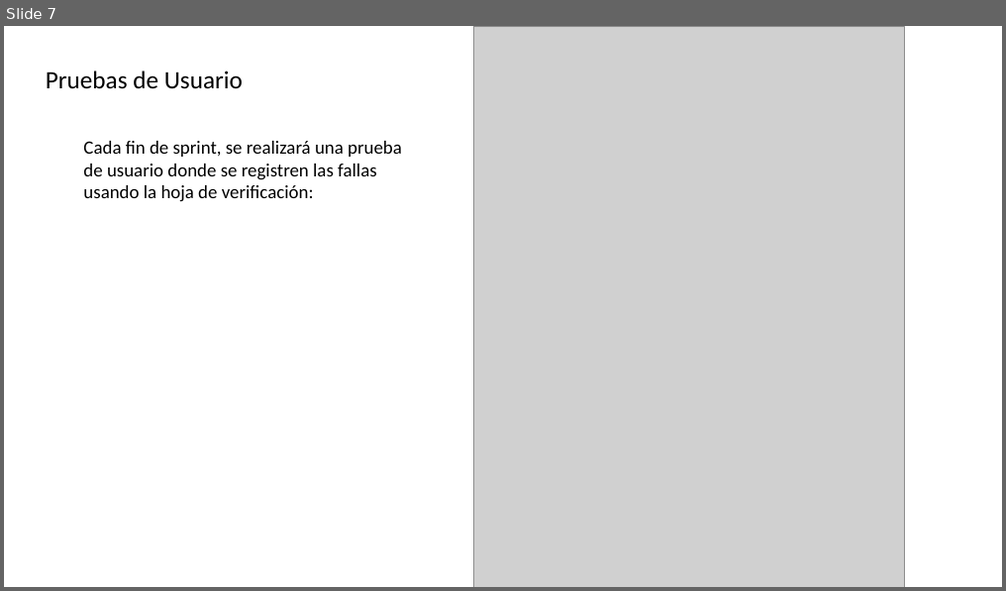
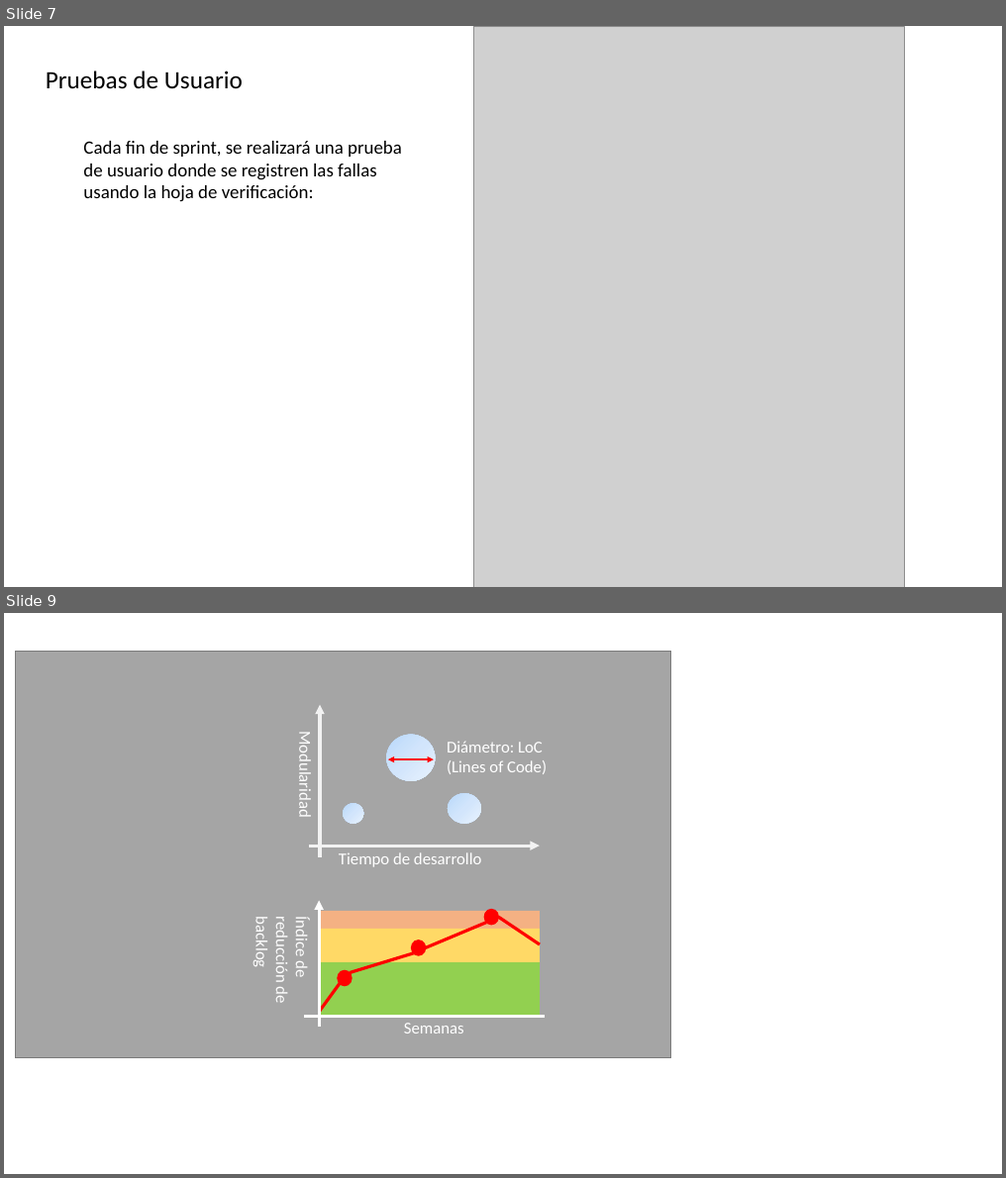
Before and after one commit to the-other-mariana/pm, a slide deck: PM1/project-planning/week6/ideas.pptx. Shown one above the other, each under a label of ours: slide 7 before the commit, slides 7 and 9 after it; the slides between them are not shown. The pictures are 1006x591 and 1006x1178 pixels, drawn with LibreOffice and Linux fonts; fonts in the diff are those of the drawing; grey boxes stand for pictures. Boxes give left, top, right and bottom in pixels: in the first picture for what was removed or moved away, otherwise in the second. Text is boxed around its words. In the diff, an @@ line names an element or a change of style, - is before the commit and + after.

```diff
--- a/PM1/project-planning/week6/ideas.pptx
+++ b/PM1/project-planning/week6/ideas.pptx
@@ slide 9 added at (x1=4, y1=613, x2=1002, y2=1174), background #FFFFFF @@
@@ rectangle added at (x1=15, y1=652, x2=670, y2=1059), fill #A5A5A5, outline #7A7A7A 1 pt @@
@@ group added at (x1=252, y1=705, x2=547, y2=1034): 6 ellipses, 5 texts, 5 lines, 3 rectangles, 3 arrows, 1 double arrow @@
+Tiempo de desarrollo
+Modularidad
+Diámetro: LoC (Lines of Code)
+Semanas
+Índice de reducción de backlog
```
Also in this commit, not shown: 1 slide changed, 2 other slides added, 2 other files.
